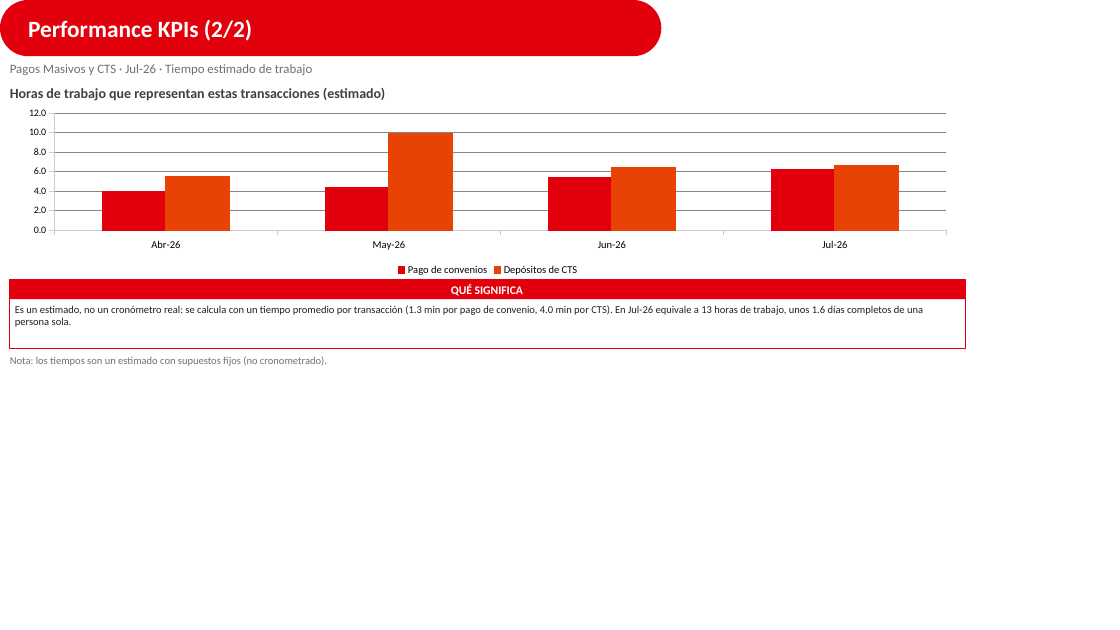
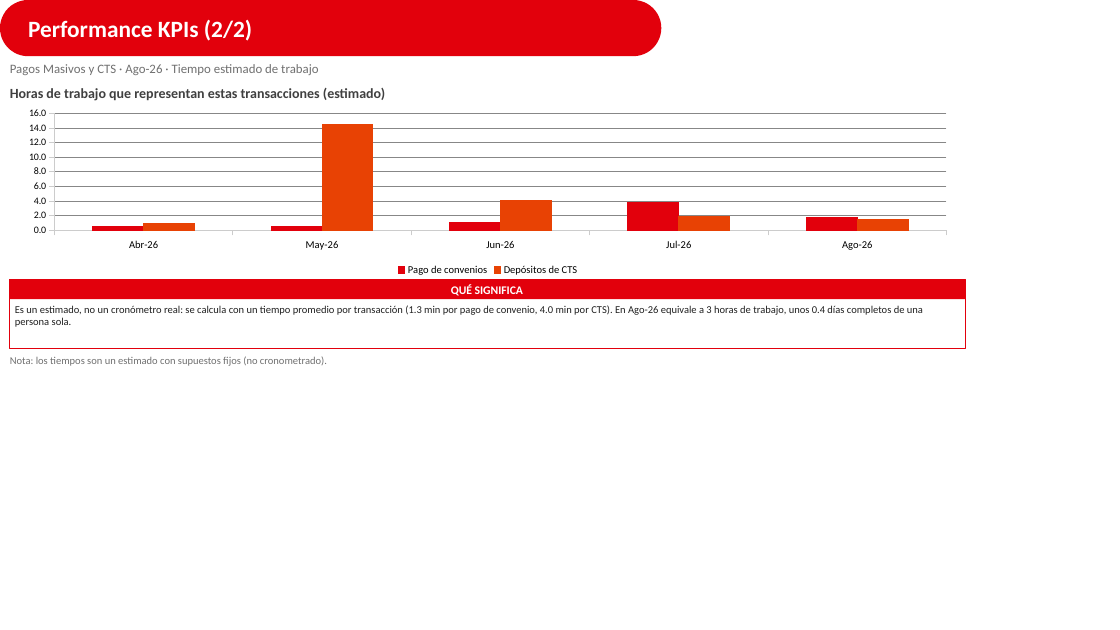
Before and after one commit to jhonhbk20-netizen/kpis-generator, a slide deck: slide 2 of ejemplos/Informe_Demo_KPIs.pptx. Drawn at 1120x630 pixels with LibreOffice and Linux fonts; fonts in the diff are those of the drawing. Boxes give left, top, right and bottom in pixels: in the first picture for what was removed or moved away, otherwise in the second. Text is boxed around its words. In the diff, an @@ line names an element or a change of style, - is before the commit and + after.

Commit message:
Actualizacion v2: centralizacion real, meses no comparables y correccion de persona-dias
Actualiza el motor de KPIs con lo aprendido al operar el sistema varios meses
seguidos. La version anterior calculaba los indicadores de forma directa; esta
corrige supuestos que sonaban razonables pero no sobrevivian al contacto con
datos reales de un periodo largo.

Centralizacion (K6)
  El reporte de detalle ahora llega en dos archivos (Oficina Principal /
  Tiendas), lo que permite medir cuanto de cada proceso ejecuta el equipo
  frente a las agencias. calcular_centralizacion() separa tres preguntas que
  antes se respondian con un solo numero:
    - K6a Eficacia: de lo que YA esta dentro del alcance, cuanto lo hace el equipo.
    - K6b Cobertura: cuantas agencias del universo REAL ya se incorporaron
      (para Pago Lote, solo las que tienen convenio -- no toda la red).
    - K6c Fuga: quien sigue operando por su cuenta pese a estar incorporado,
      con tendencia mes a mes, mas las anomalias de universo.

Comparabilidad entre meses
  clasificar_meses() marca los meses PARCIAL (piloto de pocos dias), ATIPICO
  (se trabajo sabado/feriado) y EN CURSO (reporte cortado a mitad de mes), y
  los excluye del "mes pico de referencia" de K7: medir la capacidad del
  equipo contra un mes de sobre-esfuerzo produce brechas que no existen. Un
  mes EN CURSO tampoco se congela en el historico.

Correcciones de calculo
  - Persona-dias de K7: el numerador contaba a todos los usuarios pero el
    denominador se filtraba a la plantilla fija, atribuyendole al equipo fijo
    el trabajo del personal de apoyo rotativo.
  - K8 (extornos): divide entre el TOTAL de operaciones, no solo Pago Lote.
  - K9: pasa de "tiempo estimado" a "aperturas y abonos" del equipo; el
    estimado de horas se conserva como tabla auxiliar.
  - familia(): amplia las familias de operacion (aperturas, pendientes por
    devolver) evaluando APERTURA antes que CTS, para no contar una apertura
    como si fuera un deposito.

Salida
  Excel consolidado en 3 hojas (Calculos / Graficos / Explicacion) con
  formulas nativas en totales y porcentajes en vez de valores pegados, para
  que se pueda auditar en el propio libro.

  generar_datos_demo.py se reescribio para fabricar una historia coherente
  con todos estos casos (piloto, mes atipico, mes en curso, apoyo rotativo,
  agencia sin convenio que opera igual, fuga residual) usando datos 100%
  ficticios, y el README documenta el razonamiento de cada decision.

```diff
--- a/ejemplos/Informe_Demo_KPIs.pptx
+++ b/ejemplos/Informe_Demo_KPIs.pptx
@@ text at box(10, 64, 318, 75): text changed @@
-Pagos Masivos y CTS · Jul-26 · Tiempo estimado de trabajo
+Pagos Masivos y CTS · Ago-26 · Tiempo estimado de trabajo
@@ column chart at box(10, 104, 966, 280) @@
-categories: Abr-26, May-26, Jun-26, Jul-26
+categories: Abr-26, May-26, Jun-26, Jul-26, Ago-26
-Pago de convenios: 4, 4.4, 5.4, 6.2
+Pago de convenios: 0.5, 0.5, 1.1, 3.8, 1.7
-Depósitos de CTS: 5.5, 9.9, 6.4, 6.7
+Depósitos de CTS: 0.9, 14.5, 4.1, 1.9, 1.5
@@ text at box(15, 305, 923, 327): text changed @@
-Es un estimado, no un cronómetro real: se calcula con un tiempo promedio por transacción (1.3 min por pago de convenio, 4.0 min por CTS). En Jul-26 equivale a 13 horas de trabajo, unos 1.6 días completos de una persona sola.
+Es un estimado, no un cronómetro real: se calcula con un tiempo promedio por transacción (1.3 min por pago de convenio, 4.0 min por CTS). En Ago-26 equivale a 3 horas de trabajo, unos 0.4 días completos de una persona sola.
```
Also in this commit, not shown: 2 other slides changed, 14 other files.
